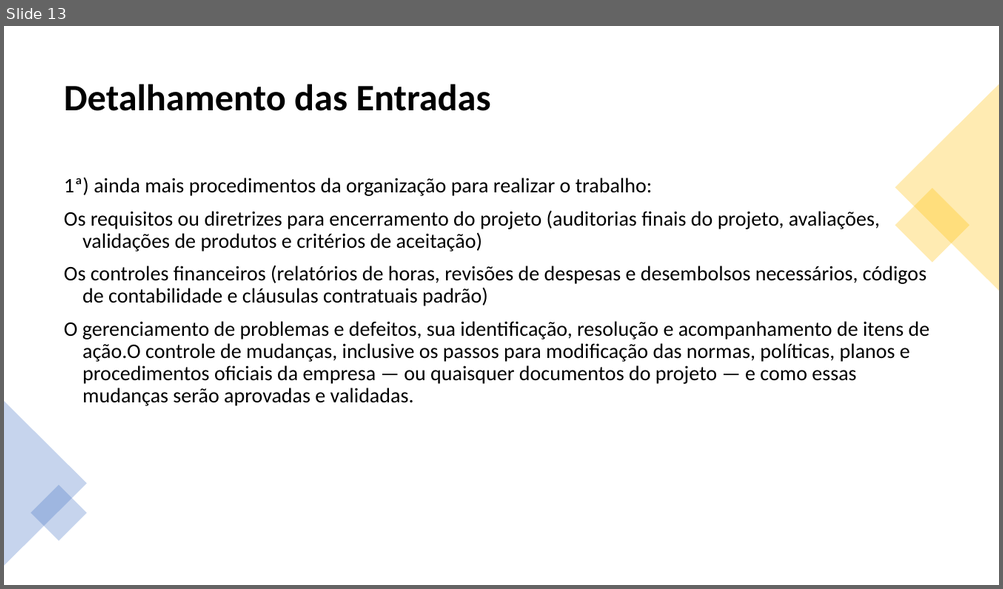
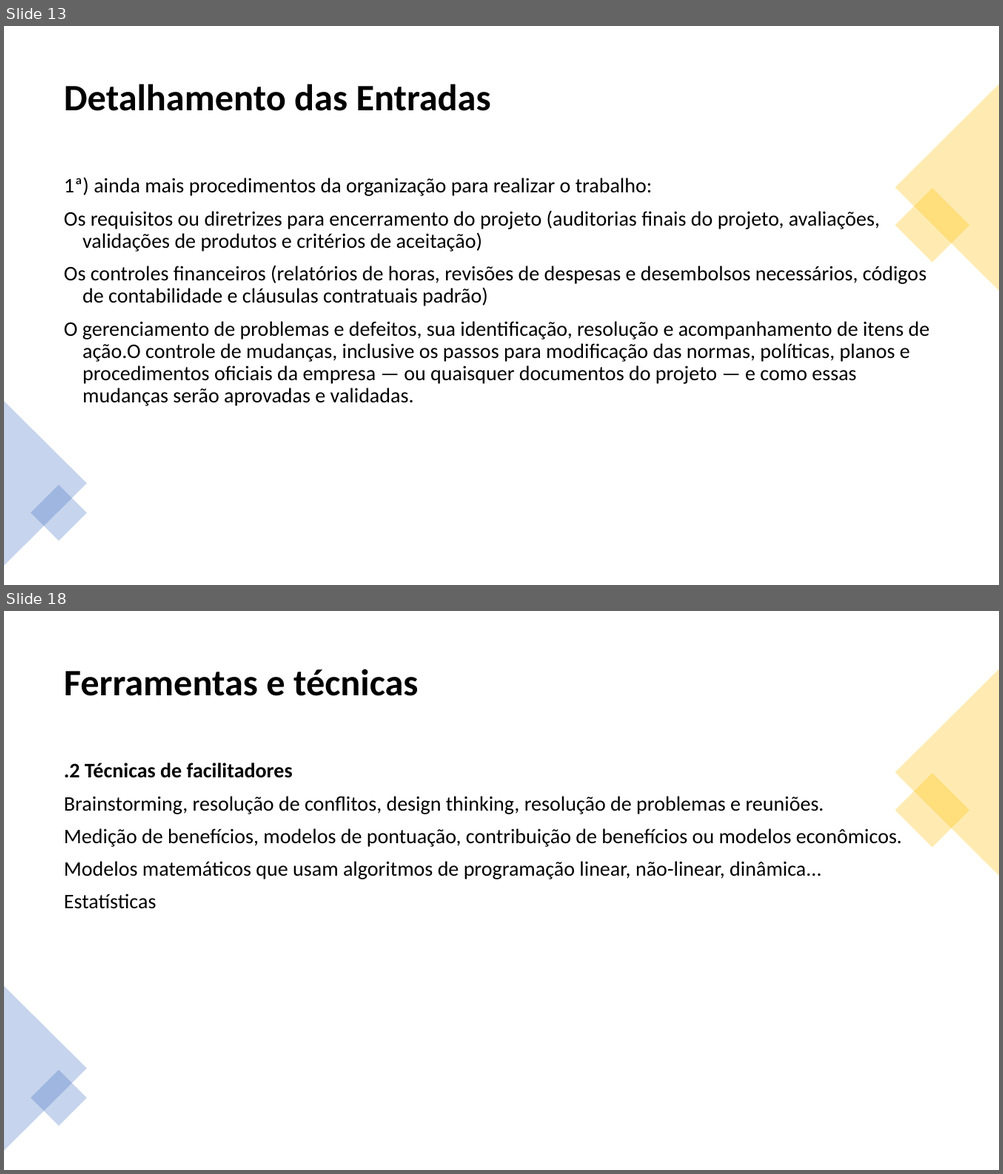
Before and after one commit to jharbes/ADMINISTRACAO-DE-REDES, a slide deck: RELATORIO PROVA P2/relatorio-pmbok-capitulo4-jharbes.pptx. Shown one above the other, each under a label of ours: slide 13 before the commit, slides 13 and 18 after it; the slides between them are not shown. The pictures are 1003x589 and 1003x1174 pixels, drawn with LibreOffice and Linux fonts; fonts in the diff are those of the drawing. Boxes give left, top, right and bottom in pixels: in the first picture for what was removed or moved away, otherwise in the second. Text is boxed around its words. In the diff, an @@ line names an element or a change of style, - is before the commit and + after.

```diff
--- a/RELATORIO PROVA P2/relatorio-pmbok-capitulo4-jharbes.pptx
+++ b/RELATORIO PROVA P2/relatorio-pmbok-capitulo4-jharbes.pptx
@@ slide 18 added at (x1=4, y1=611, x2=999, y2=1170), background #FFFFFF @@
@@ title added at (x1=64, y1=669, x2=418, y2=696), 36 pt, text #000000, bold @@
+Ferramentas e técnicas
@@ triangle added at (x1=895, y1=669, x2=999, y2=876), fill #FFC000 at 30% opacity @@
@@ text added at (x1=64, y1=763, x2=902, y2=909), 20 pt, text #000000 @@
+.2 Técnicas de facilitadores
+Brainstorming, resolução de conflitos, design thinking, resolução de problemas e reuniões.
+Medição de benefícios, modelos de pontuação, contribuição de benefícios ou modelos econômicos.
+Modelos matemáticos que usam algoritmos de programação linear, não-linear, dinâmica...
+Estatísticas
@@ rectangle added at (x1=895, y1=773, x2=970, y2=848), fill #FFC000 at 30% opacity @@
@@ triangle added at (x1=4, y1=986, x2=87, y2=1151), fill #4472C4 at 30% opacity @@
@@ rectangle added at (x1=31, y1=1070, x2=87, y2=1126), fill #4472C4 at 30% opacity @@
```
Also in this commit, not shown: 5 other slides added.
